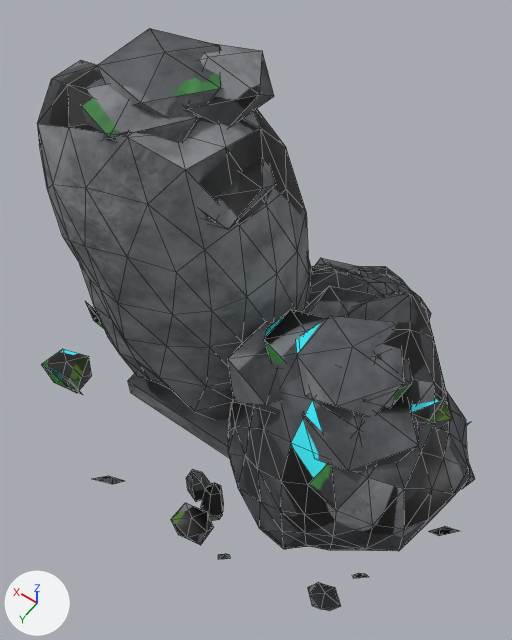
Two versions of the FBX model modelos/planeta_humano/roca_formacion/roca_formacion.fbx, one commit apart.
Camera for both pictures: a camera (50 mm lens) standing at (-2.81, 3.84, 8.26) and looking at (-0.1, 0.03, 2.29). Lighting does not change. The marker at lower left points along +X, +Y and +Z. The older version comes first. Mesh edges are drawn as thin lines.

Objects in the first picture: 'roca_formacion', 'roca_formacion_neon'.
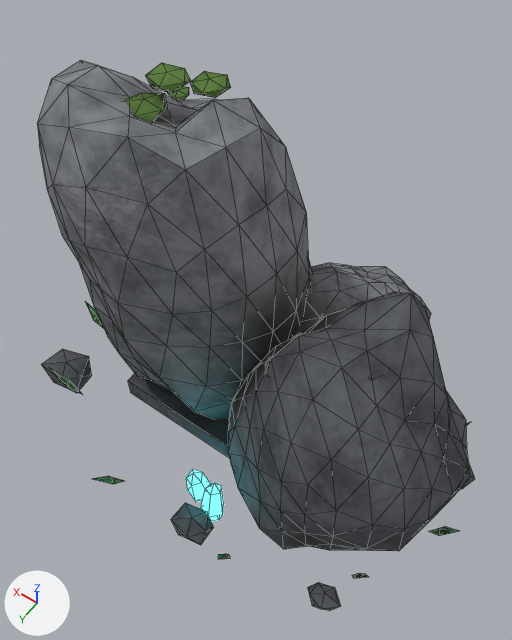
The change, as a diff of the scene's bpy script:
```diff
--- a/modelos/planeta_humano/roca_formacion/roca_formacion.fbx.py
+++ b/modelos/planeta_humano/roca_formacion/roca_formacion.fbx.py
@@ me_roca_formacion_neon @@
 me_roca_formacion_neon.from_pydata(...)  # 32 vertices, 36 faces; spans x -0.53..0.013, y 1.079..1.448, z 0.02..0.933
+# me_roca_formacion_neon part 1: texture (UV) coordinates of 36 of 36 faces, centred in x -0.474..-0.004, y 1.115..1.422, z 0.038..0.826, changed; they spanned u 0.0..0.94, v 0.15..0.97 and now span u 0.17..0.96, v 0.06..0.83
 me_roca_formacion_neon.materials.append(mat_roca_formacion_mat_neon)
@@ me_roca_formacion @@
-me_roca_formacion.from_pydata(...)  # 902 vertices, 1626 faces; spans x -2.91..2.9, y -2.47..1.98, z 0.0..5.02
+me_roca_formacion.from_pydata(...)  # 902 vertices, 1626 faces; spans x -2.91..2.9, y -2.47..1.98, z 0.0..4.84
+# me_roca_formacion part 2: the loose piece of 12 vertices spanning x -2.26..-1.18, y 0.16..1.25, z 2.45..3.01 is scaled about its middle by (0.321, 0.321, 0.229), then moved by (-0.01, 0.0, 0.02)
+# me_roca_formacion part 3: the loose piece of 12 vertices spanning x 1.04..1.68, y -1.04..-0.43, z 3.94..4.22 is scaled about its middle by (0.341, 0.341, 0.244), then moved by (0.01, 0.02, 0.0)
+# me_roca_formacion part 4: the loose piece of 12 vertices spanning x -1.91..-0.82, y -0.13..0.95, z 2.81..3.28 is scaled about its middle by (0.323, 0.323, 0.23), then moved by (-0.02, 0.01, 0.01)
+# me_roca_formacion part 5: the loose piece of 12 vertices spanning x -0.25..0.95, y -0.4..0.7, z 3.92..4.45 is scaled about its middle by (0.324, 0.324, 0.231), then moved by (-0.02, 0.0, -0.01)
+# me_roca_formacion part 6: the loose piece of 12 vertices spanning x -1.24..-0.24, y 0.05..1.07, z 2.34..2.81 is scaled about its middle by (0.323, 0.323, 0.231), then moved by (-0.02, -0.03, 0.0)
+# me_roca_formacion part 7: the loose piece of 12 vertices spanning x 0.38..1.5, y -0.45..0.79, z 4.31..4.87 is scaled about its middle by (0.322, 0.322, 0.23), then moved by (0.02, -0.01, 0.01)
+# me_roca_formacion part 8: the loose piece of 12 vertices spanning x -2.36..-1.79, y -0.12..0.42, z 2.44..2.69 is scaled about its middle by (0.342, 0.342, 0.244)
+# me_roca_formacion part 9: the loose piece of 12 vertices spanning x -1.62..-0.55, y -0.65..0.32, z 2.44..2.91 is scaled about its middle by (0.322, 0.322, 0.23), then moved by (0.01, 0.01, 0.01)
+# me_roca_formacion part 10: the loose piece of 12 vertices spanning x 0.1..1.19, y -0.82..0.22, z 4.48..4.96 is scaled about its middle by (0.326, 0.326, 0.233), then moved by (-0.02, 0.01, -0.01)
+# me_roca_formacion part 11: the loose piece of 12 vertices spanning x -1.96..-1.17, y -0.07..0.74, z 2.84..3.23 is scaled about its middle by (0.329, 0.329, 0.235), then moved by (-0.03, 0.01, 0.0)
+# me_roca_formacion part 12: the loose piece of 12 vertices spanning x -1.26..-0.44, y -0.03..0.69, z 2.65..3.01 is scaled about its middle by (0.33, 0.33, 0.236), then moved by (-0.01, 0.0, -0.02)
+# me_roca_formacion part 13: the loose piece of 12 vertices spanning x -0.6..0.14, y -1.86..-1.06, z 1.33..1.69 is scaled about its middle by (0.326, 0.326, 0.233), then moved by (0.01, 0.0, 0.0)
+# me_roca_formacion part 14: the loose piece of 12 vertices spanning x 0.33..1.49, y -0.58..0.44, z 4.51..5.02 is scaled about its middle by (0.324, 0.324, 0.232), then moved by (-0.01, 0.0, 0.01)
+# me_roca_formacion part 15: the loose piece of 12 vertices spanning x -2.22..-1.66, y -0.19..0.42, z 2.58..2.88 is scaled about its middle by (0.338, 0.338, 0.241), then moved by (-0.01, 0.0, 0.0)
+# me_roca_formacion part 16: texture (UV) coordinates of 1626 of 1626 faces, centred in x -2.8..2.79, y -2.45..1.86, z 0.0..4.94, changed; they spanned u 0.0..1.0, v 0.0..1.0 and now span u 0.0..1.0, v 0.0..1.0
+# other edits to the shape of me_roca_formacion do not show in these pictures
 me_roca_formacion.materials.append(mat_roca_formacion_mat)
```

Changed parts and their boxes [x1, y1, x2, y2] in the pictures (512 x 640 px; the box of a moved part takes in the faces that stretch with it):
'roca_formacion', reshaped, surface changed
    before: [37, 29, 475, 611]
    after: [37, 60, 475, 611]
part 1 of me_roca_formacion_neon, surface changed (black to cyan)
    both: [186, 469, 224, 521]
part 2 of me_roca_formacion, moved or reshaped (not visible afterwards)
    before: [303, 398, 419, 472]
part 3 of me_roca_formacion, moved or reshaped (not visible before)
    after: [167, 86, 189, 101]
part 4 of me_roca_formacion, moved or reshaped (not visible afterwards)
    before: [296, 315, 404, 416]
part 5 of me_roca_formacion, moved or reshaped (not visible afterwards)
    before: [203, 158, 276, 230]
part 6 of me_roca_formacion, moved or reshaped (mostly hidden afterwards)
    before: [228, 321, 283, 413]
    after: [265, 362, 267, 372]
part 7 of me_roca_formacion, moved or reshaped
    before: [82, 77, 200, 143]
    after: [126, 93, 168, 123]
part 8 of me_roca_formacion, moved or reshaped (not visible afterwards)
    before: [428, 403, 452, 431]
part 9 of me_roca_formacion, moved or reshaped (not visible afterwards)
    before: [302, 286, 381, 318]
part 10 of me_roca_formacion, moved or reshaped
    before: [184, 44, 274, 126]
    after: [190, 71, 231, 98]
part 11 of me_roca_formacion, moved or reshaped (not visible afterwards)
    before: [375, 354, 412, 408]
part 12 of me_roca_formacion, moved or reshaped (mostly hidden afterwards)
    before: [264, 309, 326, 367]
    after: [293, 333, 303, 338]
part 13 of me_roca_formacion, moved or reshaped (not visible afterwards)
    before: [315, 258, 361, 275]
part 14 of me_roca_formacion, moved or reshaped
    before: [97, 29, 224, 118]
    after: [145, 63, 191, 93]
part 15 of me_roca_formacion, moved or reshaped (not visible afterwards)
    before: [410, 390, 444, 421]
part 16 of me_roca_formacion, surface changed
    before: [37, 29, 474, 610]
    after: [37, 60, 474, 610]
